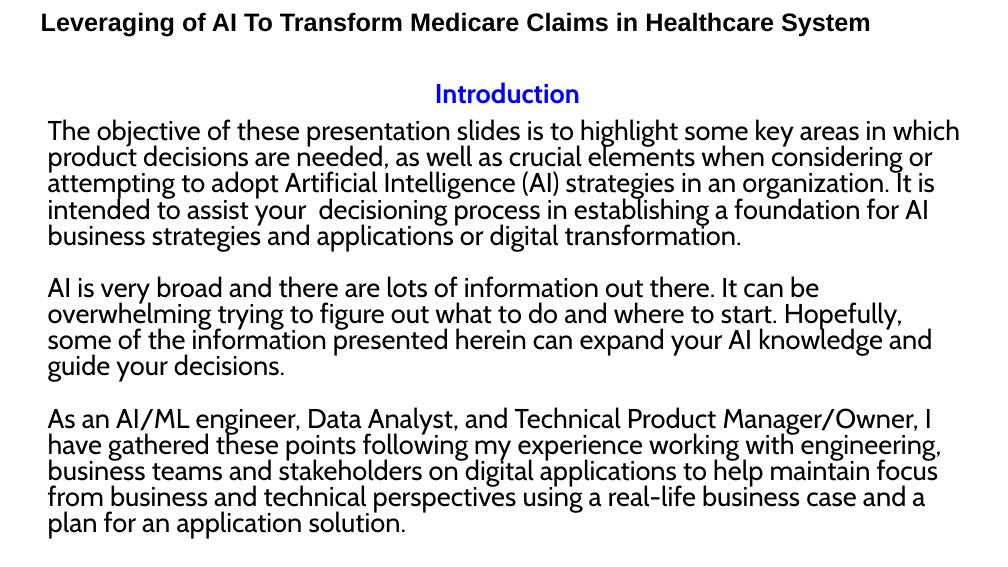
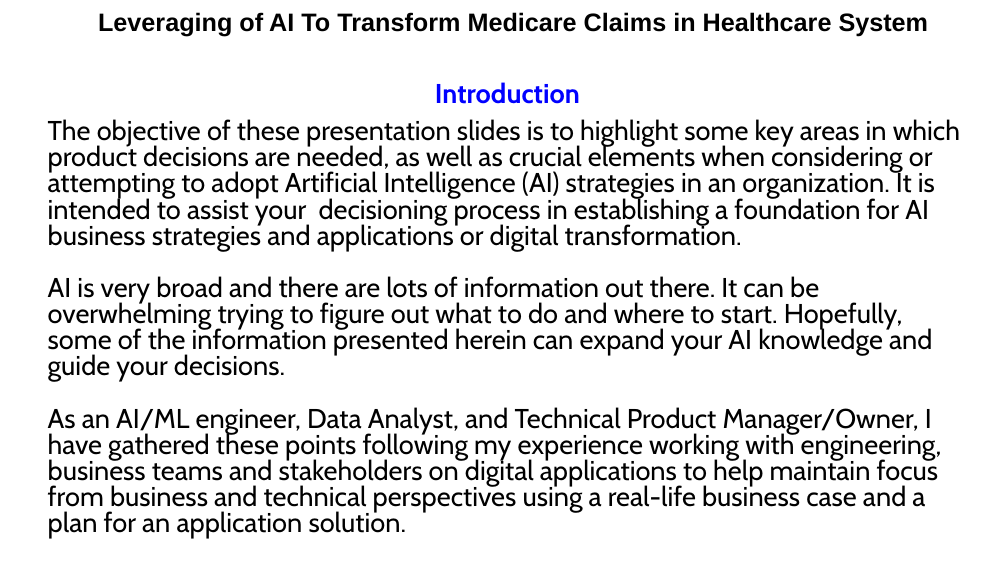
Before and after one commit to Francodo/Leveraging-of-AI-To-Transform-Medicare-Claim-Process-in-Healthcare, a slide deck: slide 1 of Leveraging AI Strategies and Business Applications.pptx. Drawn at 1008x567 pixels with LibreOffice and Linux fonts; fonts in the diff are those of the drawing. Boxes give left, top, right and bottom in pixels: in the first picture for what was removed or moved away, otherwise in the second. Text is boxed around its words. In the diff, an @@ line names an element or a change of style, - is before the commit and + after.

```diff
--- a/Leveraging AI Strategies and Business Applications.pptx
+++ b/Leveraging AI Strategies and Business Applications.pptx
@@ text "Leveraging of AI To Transform ..." at bbox=[98, 12, 929, 37]: alignment left to centre @@
```
Also in this commit, not shown: 6 other slides changed.
